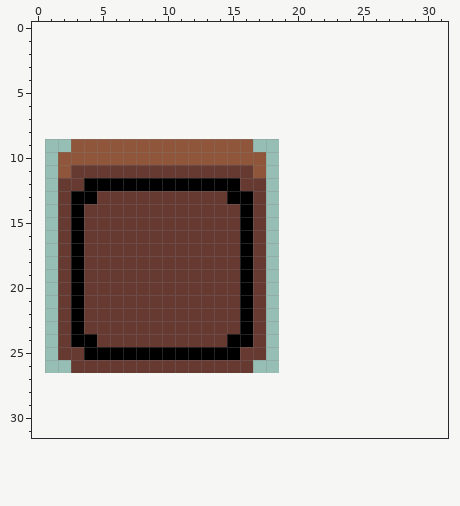
Two versions of one pixel-art sprite, project/resources/sprites/ui_panel.png. The first picture shows the starting point.
The file is 18x18 pixels. The old version is drawn lined up with the new one, on the new canvas.
Once edited:
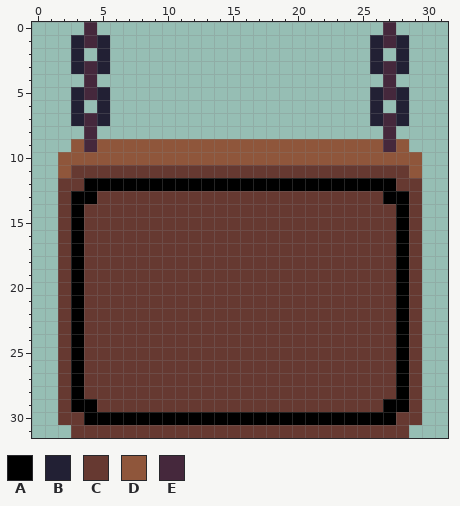
Palette (. is transparent): A #000000  B #222034  C #663931  D #8f563b  E #45283c
What changed:
canvas 18x18 -> 32x32, the old top-left corner now at 1,9
@@ x 0..31 @@
- 0 ................................
- 1 ................................
- 2 ................................
- 3 ................................
- 4 ................................
- 5 ................................
- 6 ................................
- 7 ................................
- 8 ................................
- 9 ...DDDDDDDDDDDDDD...............
-10 ..DDDDDDDDDDDDDDDD..............
-11 ..DCCCCCCCCCCCCCCD..............
-12 ..CCAAAAAAAAAAAACC..............
-13 ..CAACCCCCCCCCCAAC..............
-14 ..CACCCCCCCCCCCCAC..............
-15 ..CACCCCCCCCCCCCAC..............
-16 ..CACCCCCCCCCCCCAC..............
-17 ..CACCCCCCCCCCCCAC..............
-18 ..CACCCCCCCCCCCCAC..............
-19 ..CACCCCCCCCCCCCAC..............
-20 ..CACCCCCCCCCCCCAC..............
-21 ..CACCCCCCCCCCCCAC..............
-22 ..CACCCCCCCCCCCCAC..............
-23 ..CACCCCCCCCCCCCAC..............
-24 ..CAACCCCCCCCCCAAC..............
-25 ..CCAAAAAAAAAAAACC..............
-26 ...CCCCCCCCCCCCCC...............
-27 ................................
-28 ................................
-29 ................................
-30 ................................
-31 ................................
+ 0 ....E......................E....
+ 1 ...BEB....................BEB...
+ 2 ...B.B....................B.B...
+ 3 ...BEB....................BEB...
+ 4 ....E......................E....
+ 5 ...BEB....................BEB...
+ 6 ...B.B....................B.B...
+ 7 ...BEB....................BEB...
+ 8 ....E......................E....
+ 9 ...DEDDDDDDDDDDDDDDDDDDDDDDED...
+10 ..DDDDDDDDDDDDDDDDDDDDDDDDDDDD..
+11 ..DCCCCCCCCCCCCCCCCCCCCCCCCCCD..
+12 ..CCAAAAAAAAAAAAAAAAAAAAAAAACC..
+13 ..CAACCCCCCCCCCCCCCCCCCCCCCAAC..
+14 ..CACCCCCCCCCCCCCCCCCCCCCCCCAC..
+15 ..CACCCCCCCCCCCCCCCCCCCCCCCCAC..
+16 ..CACCCCCCCCCCCCCCCCCCCCCCCCAC..
+17 ..CACCCCCCCCCCCCCCCCCCCCCCCCAC..
+18 ..CACCCCCCCCCCCCCCCCCCCCCCCCAC..
+19 ..CACCCCCCCCCCCCCCCCCCCCCCCCAC..
+20 ..CACCCCCCCCCCCCCCCCCCCCCCCCAC..
+21 ..CACCCCCCCCCCCCCCCCCCCCCCCCAC..
+22 ..CACCCCCCCCCCCCCCCCCCCCCCCCAC..
+23 ..CACCCCCCCCCCCCCCCCCCCCCCCCAC..
+24 ..CACCCCCCCCCCCCCCCCCCCCCCCCAC..
+25 ..CACCCCCCCCCCCCCCCCCCCCCCCCAC..
+26 ..CACCCCCCCCCCCCCCCCCCCCCCCCAC..
+27 ..CACCCCCCCCCCCCCCCCCCCCCCCCAC..
+28 ..CACCCCCCCCCCCCCCCCCCCCCCCCAC..
+29 ..CAACCCCCCCCCCCCCCCCCCCCCCAAC..
+30 ..CCAAAAAAAAAAAAAAAAAAAAAAAACC..
+31 ...CCCCCCCCCCCCCCCCCCCCCCCCCC...
Boxes around the changes in both pictures, in picture pixels (x1, y1, x2, y2):
changed: (58, 22, 422, 438)
